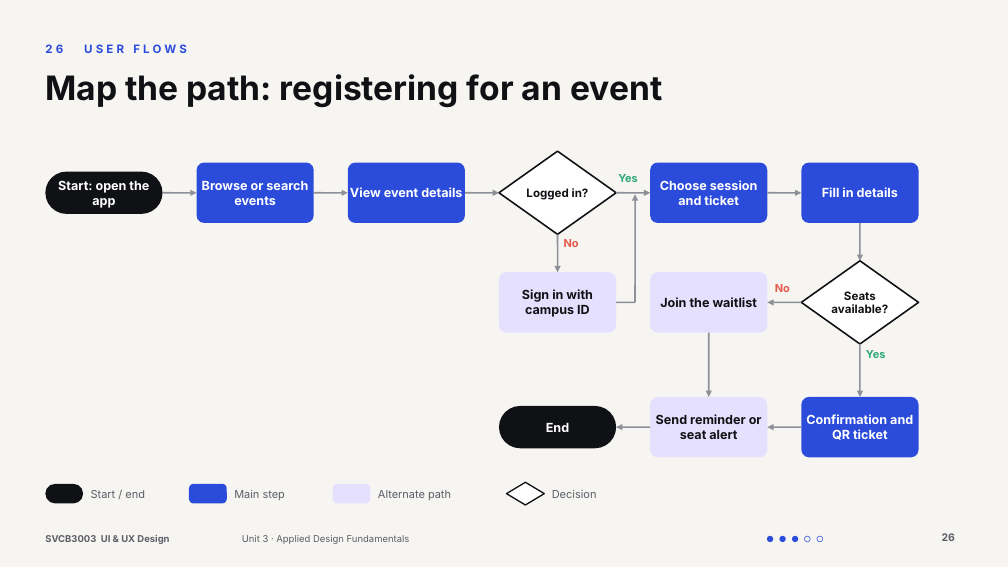
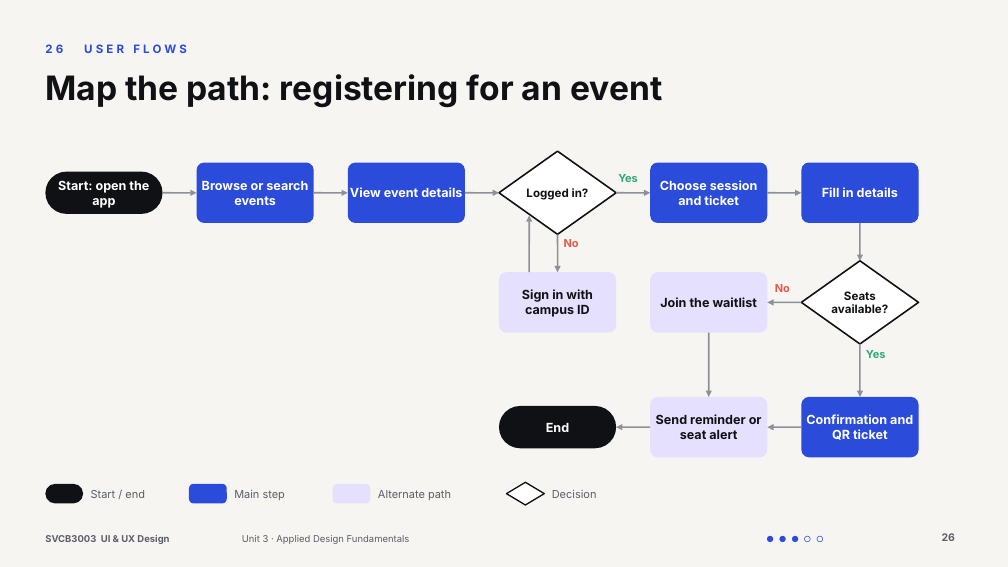
Before and after one commit to Juni233232/Portfolio, a slide deck: slide 26 of ux-ui-presentation/UX-UI-Design-Understanding-the-Experience.pptx. Drawn at 1008x567 pixels with LibreOffice and Linux fonts; fonts in the diff are those of the drawing. Boxes give left, top, right and bottom in pixels: in the first picture for what was removed or moved away, otherwise in the second. Text is boxed around its words. In the diff, an @@ line names an element or a change of style, - is before the commit and + after.

```diff
--- a/ux-ui-presentation/UX-UI-Design-Understanding-the-Experience.pptx
+++ b/ux-ui-presentation/UX-UI-Design-Understanding-the-Experience.pptx
@@ arrow moved from (635, 302) - (635, 194) to (529, 272) - (529, 216) @@
@@ line removed from (616, 302) to (635, 302) @@
```
Also in this commit, not shown: 18 other slides changed, 14 other files.
